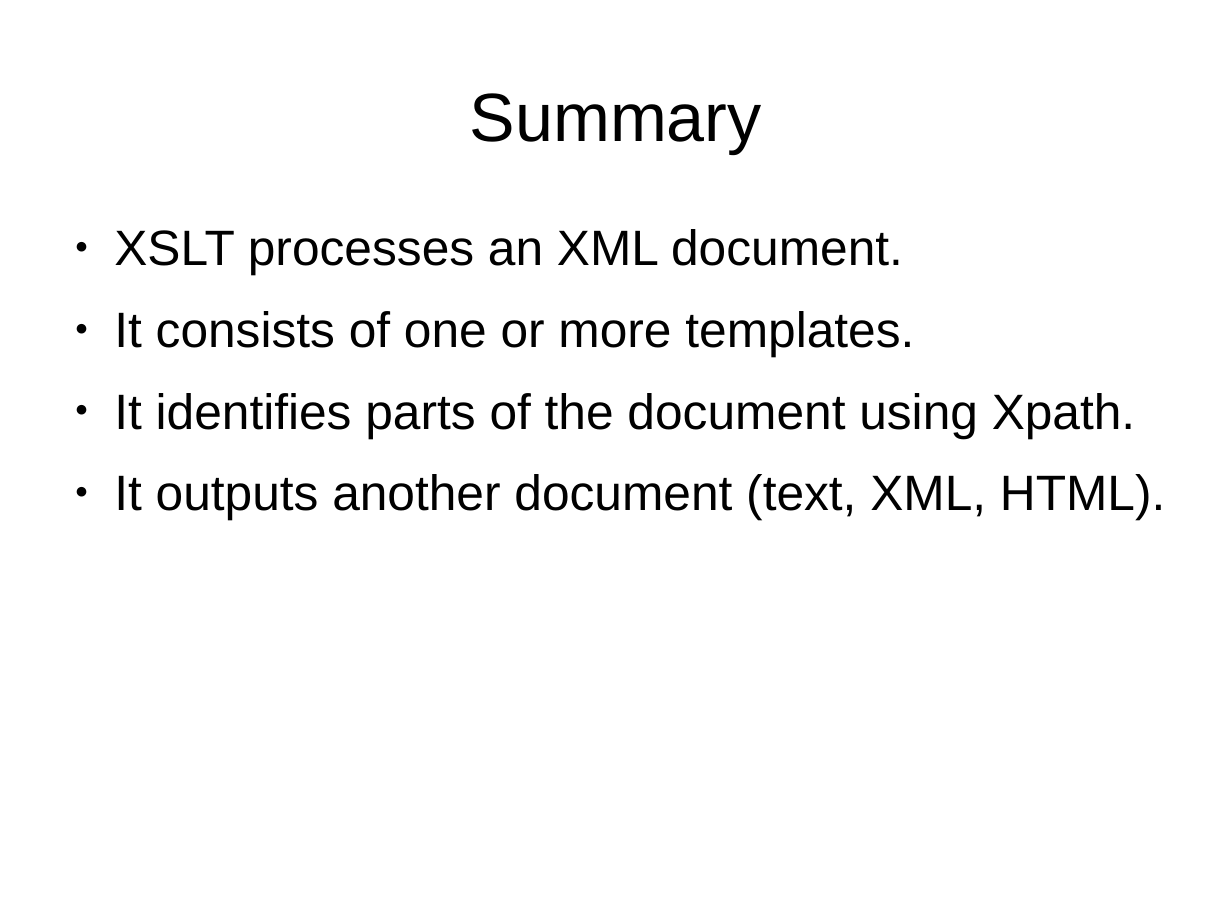
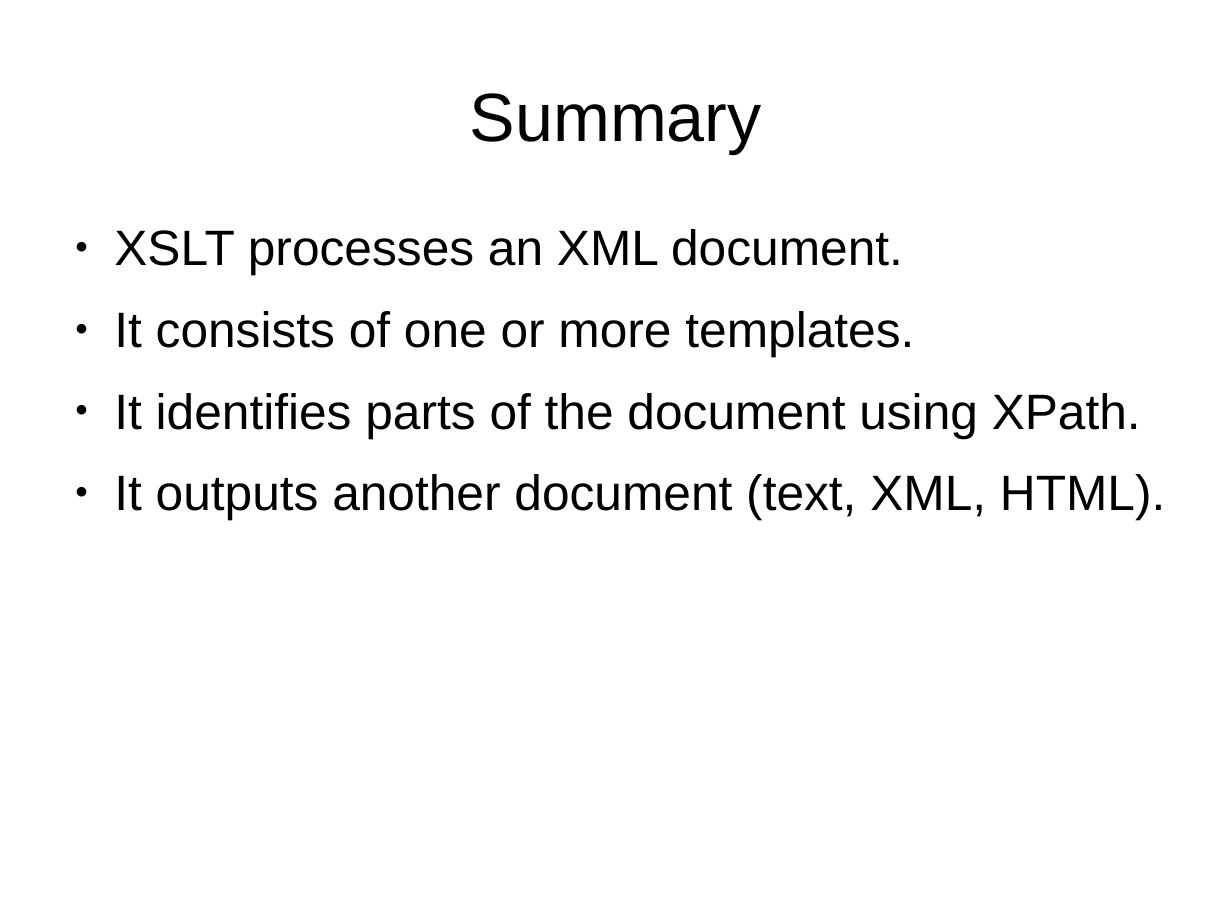
Before and after one commit to martindholmes/XSLT_workshops, a slide deck: slide 9 of intro/presentations/04_xslt_walkthrough.odp. Drawn at 1232x924 pixels with LibreOffice and Linux fonts; fonts in the diff are those of the drawing. Boxes give left, top, right and bottom in pixels: in the first picture for what was removed or moved away, otherwise in the second. Text is boxed around its words. In the diff, an @@ line names an element or a change of style, - is before the commit and + after.

```diff
--- a/intro/presentations/04_xslt_walkthrough.odp
+++ b/intro/presentations/04_xslt_walkthrough.odp
@@ text at (114,393,1141,438): text changed @@
-● It identifies parts of the document using Xpath.
+● It identifies parts of the document using XPath.
```
Also in this commit, not shown: 1 other file.
